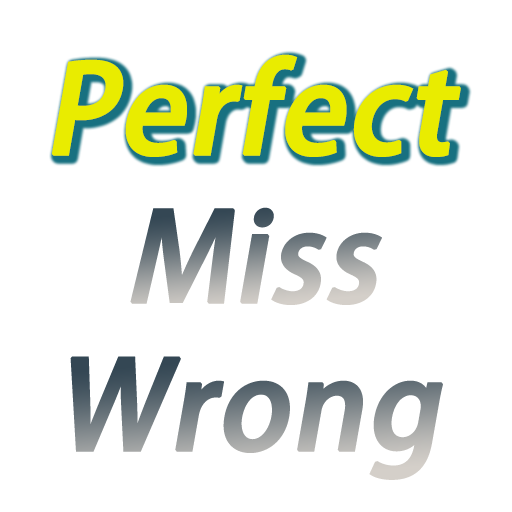
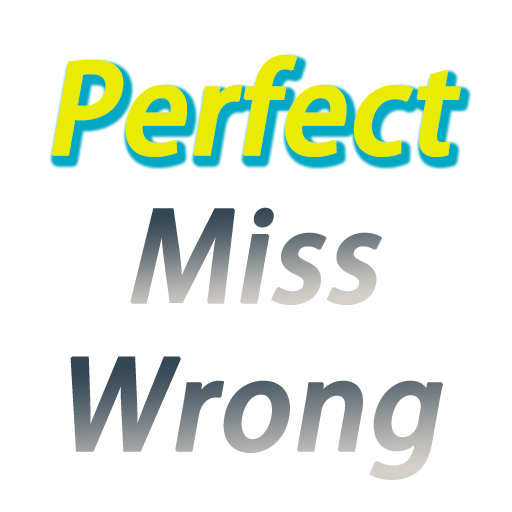
The second 512×512 image is a revision of the first. Changes to its layers:
pixels changed over [left=49, top=50, right=472, bottom=170] (layer not identified)
